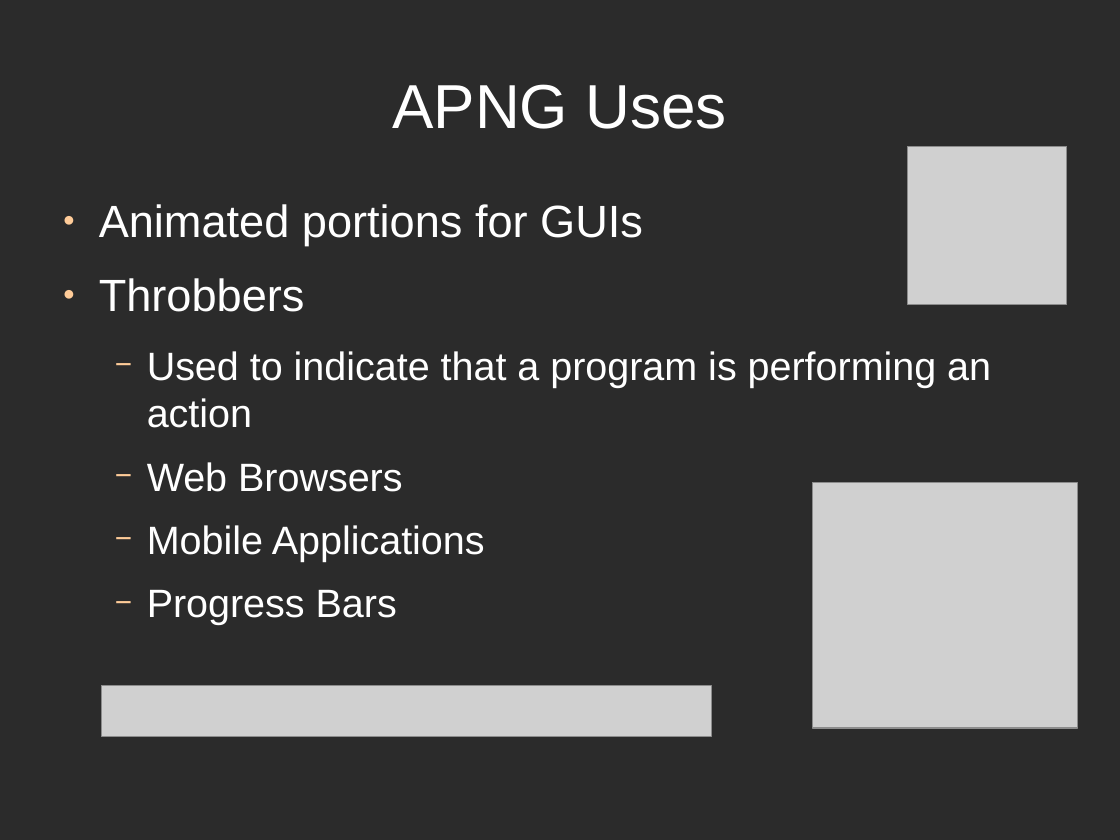
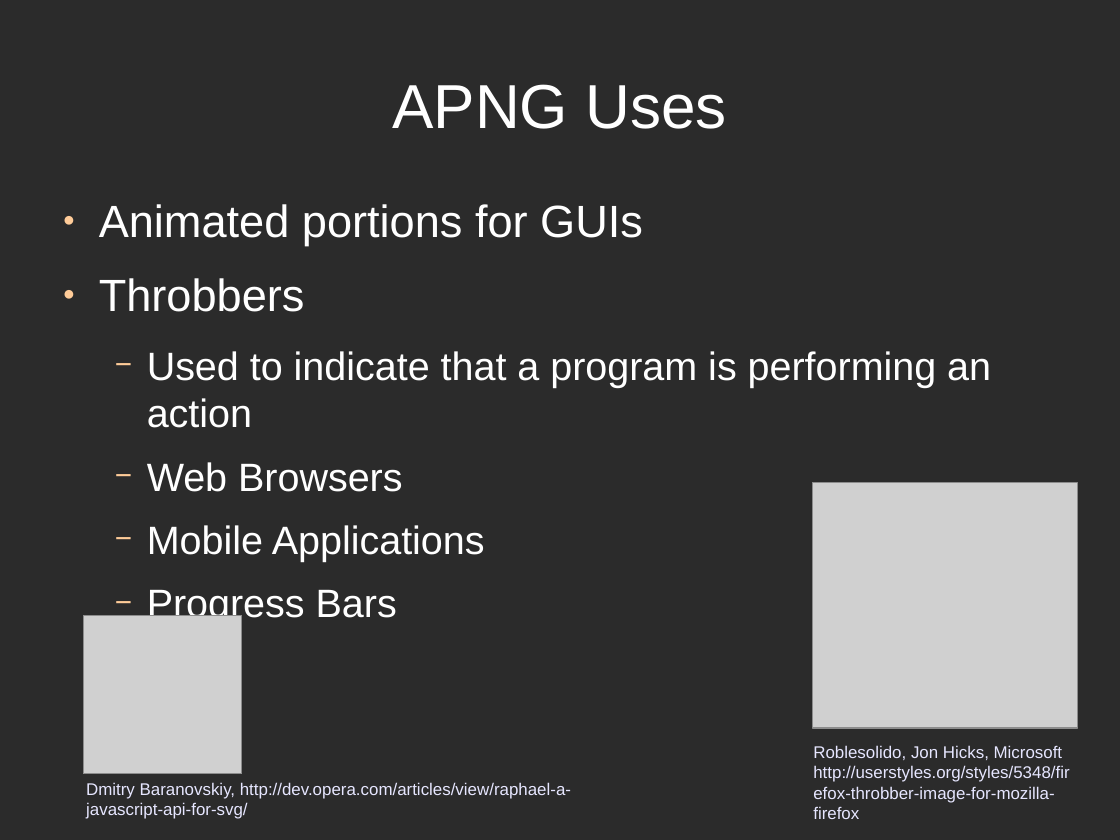
Before and after one commit to directrix1/se2, a slide deck: slide 4 of wip/SE2Presentation.odp. Drawn at 1120x840 pixels with LibreOffice and Linux fonts; fonts in the diff are those of the drawing; grey boxes stand for pictures; background and template pictures are left out; a plain dark background stands for a picture behind light text. Boxes give left, top, right and bottom in pixels: in the first picture for what was removed or moved away, otherwise in the second. Text is boxed around its words. In the diff, an @@ line names an element or a change of style, - is before the commit and + after.

```diff
--- a/wip/SE2Presentation.odp
+++ b/wip/SE2Presentation.odp
@@ picture removed at (x1=909, y1=146, x2=1067, y2=305) @@
@@ picture resized from (x1=102, y1=686, x2=711, y2=737) to (x1=83, y1=616, x2=242, y2=774) @@
@@ text added at (x1=813, y1=745, x2=1069, y2=819), 12 pt, text #E6E6FF @@
+Roblesolido, Jon Hicks, Microsoft http://userstyles.org/styles/5348/firefox-throbber-image-for-mozilla-firefox
@@ text added at (x1=86, y1=782, x2=571, y2=819), 12 pt, text #E6E6FF @@
+Dmitry Baranovskiy, http://dev.opera.com/articles/view/raphael-a-javascript-api-for-svg/
```
Also in this commit, not shown: 2 other slides changed.
